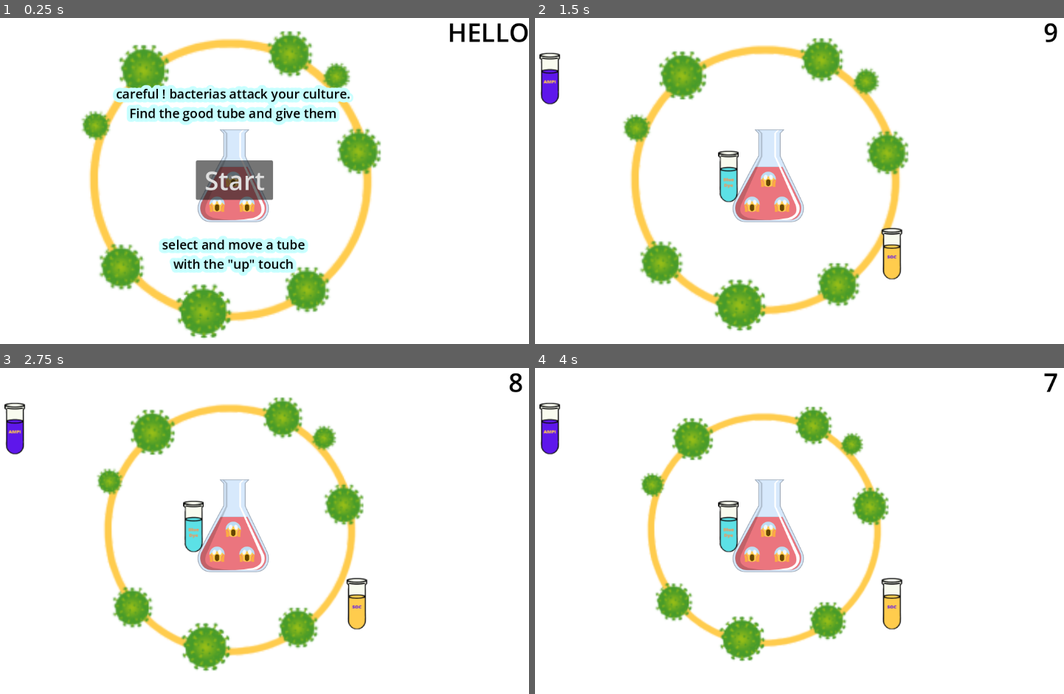
Above: before the commit, frames 1-4 (two rows, left to right).
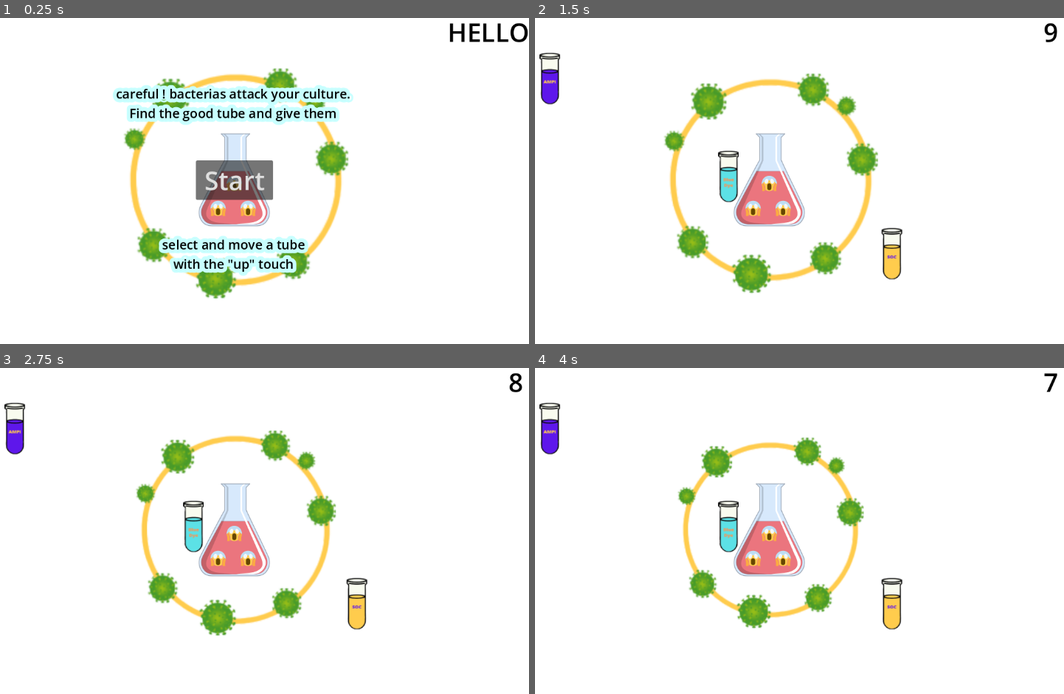
Above: after the commit, the same moments.

Repository: maxnourr/The-game
Game: Godot game, scene res://ampi_game.tscn
Two runs of this game, one before a commit and one after it. Both use one fixed random seed, a clock stepped at 60 frames per second and the inputs below.
Inputs (mouse positions are in pixels of both pictures, inside the frame that each line leads up to):
- Up to frame 1 (0.25 s): no input
- Up to frame 2 (1.5 s): click "Start" at 0.5 s; drag from (730, 174) to (550, 76) at 1.27 s
- Up to frame 3 (2.75 s): drag from (15, 426) to (232, 524) at 2.02 s
- Up to frame 4 (4 s): move the mouse to (889, 599) at 2.77 s; hold Up (ui_up) 2.78-3.5 s; click (889, 599) at 2.92 s; drag from (741, 596) to (550, 426) at 3.52 s

The runs differ from the first frame. In frame 1, 14% of the frame differs, in the area x 15-73%, y 3-99%; in frame 2, 15%, in the area x 16-71%, y 6-97%; in frame 3, 13%; in frame 4, 12%.
Error after the commit: Invalid access to property or key 'type' on a base object of type 'Area2D'. (res://ampi_game.gd:78)

Commit message:
last version

Diff:
--- a/minijeu_1/ampi_game.gd
+++ b/minijeu_1/ampi_game.gd
@@ -1,13 +1,22 @@
+
 extends Node
+
+#timer
+var time = 10
+var malus = false
+var malus_time = 5
+
+# screen
+var width = 0
+var height = 0
 
 #tubes
 var linktube = preload("res://ampi.tscn")
 var rng = RandomNumberGenerator.new()
 
 #circle
-var min_size = 0.5
+var step = 0
 var max_size = 1
-var step = 0
 
 #game
 var lose = false
@@ -15,26 +24,57 @@
 # Called when the node enters the scene tree for the first time.
 func _ready():
 	$Button2.hide()
+	$Timer.wait_time = time
+
+	width = get_viewport().size.x
+	height = get_viewport().size.y
+	resize()
+
+# Called every frame. 'delta' is the elapsed time since the previous frame.
+
+func resize():
+	$bacterias.position.x = get_viewport().size.x/2
+	$bacterias.position.y = get_viewport().size.y/2
+
+	$circle.position.x = get_viewport().size.x/2
+	$circle.position.y = get_viewport().size.y/2
+
+	$bacterias.scale.x = get_viewport().size.x*0.5/1152
+	$bacterias.scale.y = $bacterias.scale.x
+
+	max_size = $bacterias.scale.x*1.5
 	$circle.scale.x = max(0,max_size)
 	$circle.scale.y = $circle.scale.x
-	step = max(0,(max_size - min_size)/$Timer.wait_time)
+	step = max(0,(max_size/2)/time)
 
-# Called every frame. 'delta' is the elapsed time since the previous frame.
 func _process(delta):
 
+	if width != get_viewport().size.x or height != get_viewport().size.y:
+		width = get_viewport().size.x
+		height = get_viewport().size.y
+		resize()
+
+
 	if not $Timer.is_stopped():
-		$TEXT/time.text = str(round($Timer.time_left))
-		$circle.scale.x = max(min_size,$circle.scale.x - step*delta)
+		var T = max(0,round($Timer.time_left))
+		if malus:
+			T = max(0,T-3)
+
+		$TEXT/time.text = str(max(0,T))
+
+		$circle.scale.x = max(max_size/2,$circle.scale.x - step*delta)
 		$circle.scale.y = $circle.scale.x
 
+		if T == 0:
+			if lose == false:
+				$TEXT/win_state.text = "haha looser"
+				$Button2.show()
+			lose = true
 
-func _on_timer_timeout():
-	if lose == false:
-		$TEXT/win_state.text = "haha looser"
-	lose = true
 
 
 func _on_bacterias_area_entered(area):
+
 	if area.type == "AMPI":
 		$Timer.stop()
 		$TEXT/win_state.text = "you win"
@@ -43,7 +83,8 @@
 		$TEXT/win_state.text = "I'm blue didadudidaduda"
 	elif area.type == "SOC":
 		$TEXT/win_state.text = "Bacteria's happy ! malus time"
-
+		malus = true
+		step = max(0,(max_size/2)/(max(0,time-malus_time)))
 
 func _on_button_pressed():
 	$Button.hide()
@@ -59,13 +100,15 @@
 		else:
 			tube.set_type("BLUE")
 
+		tube.scale.x = get_viewport().size.x*0.6/1152
+		tube.scale.y = tube.scale.x
+
 		tube.position.x = rng.randf_range(25,get_viewport().size.x-25)
-		while tube.position.x in range(get_viewport().size.x/2-200,get_viewport().size.x/2+200):
+		tube.position.y = rng.randf_range(100,get_viewport().size.y-100)
+		while tube in $circle.get_overlapping_bodies():
 			tube.position.x = rng.randf_range(25,get_viewport().size.x-25)
+			tube.position.y = rng.randf_range(100,get_viewport().size.y-100)
 
-		tube.position.y = rng.randf_range(100,get_viewport().size.y-100)
-		while tube.position.y in range(get_viewport().size.y/2-200,get_viewport().size.y/2+200):
-			tube.position.y = rng.randf_range(100,get_viewport().size.y-100)
 
 	$TEXT/time.text = str(round($Timer.time_left))
 
--- a/minijeu_1/circle.tscn
+++ b/minijeu_1/circle.tscn
@@ -1,9 +1,18 @@
-[gd_scene load_steps=2 format=3 uid="uid://dgyxn155ejql7"]
+[gd_scene load_steps=4 format=3 uid="uid://dgyxn155ejql7"]
 
+[ext_resource type="Script" path="res://circle.gd" id="1_f8wvh"]
 [ext_resource type="Texture2D" uid="uid://i05cxmh08oba" path="res://circle.png" id="1_s2u63"]
 
+[sub_resource type="CircleShape2D" id="CircleShape2D_4ajea"]
+radius = 329.084
+
 [node name="circle" type="Area2D"]
+script = ExtResource("1_f8wvh")
 
 [node name="Sprite2D" type="Sprite2D" parent="."]
+position = Vector2(-12, 2.08165e-12)
 scale = Vector2(3, 3)
 texture = ExtResource("1_s2u63")
+
+[node name="CollisionShape2D" type="CollisionShape2D" parent="."]
+shape = SubResource("CircleShape2D_4ajea")
--- a/minijeu_1/project.godot
+++ b/minijeu_1/project.godot
@@ -15,6 +15,10 @@
 config/features=PackedStringArray("4.1", "GL Compatibility")
 config/icon="res://icon.svg"
 
+[display]
+
+window/size/mode=3
+
 [rendering]
 
 renderer/rendering_method="gl_compatibility"
--- a/minijeu_1/tube.gd
+++ b/minijeu_1/tube.gd
@@ -4,7 +4,6 @@
 var textureBLUE = preload("res://BLUE.png")
 var textureSOC = preload("res://SOC.png")
 var CanDrag = false
-#var mouse = false
 
 # Called when the node enters the scene tree for the first time.
 func _ready():
@@ -25,22 +24,8 @@
 			CanDrag = true
 		else:
 			CanDrag = false
-	#if event is InputEventMouseMotion:
-	#	if event.button_mask == 1 and event.is_pressed():
-	#		CanDrag = true
-	#	else:
-	#		CanDrag = false
 
 # Called every frame. 'delta' is the elapsed time since the previous frame.
 func _process(delta):
-	#if mouse and Input.is_action_pressed("ui_up"):
 	if CanDrag:
 		$".".global_position =  get_global_mouse_position()
-
-
-#func _on_mouse_entered():
-#	mouse = true
-
-
-#func _on_mouse_exited():
-#	mouse = false
